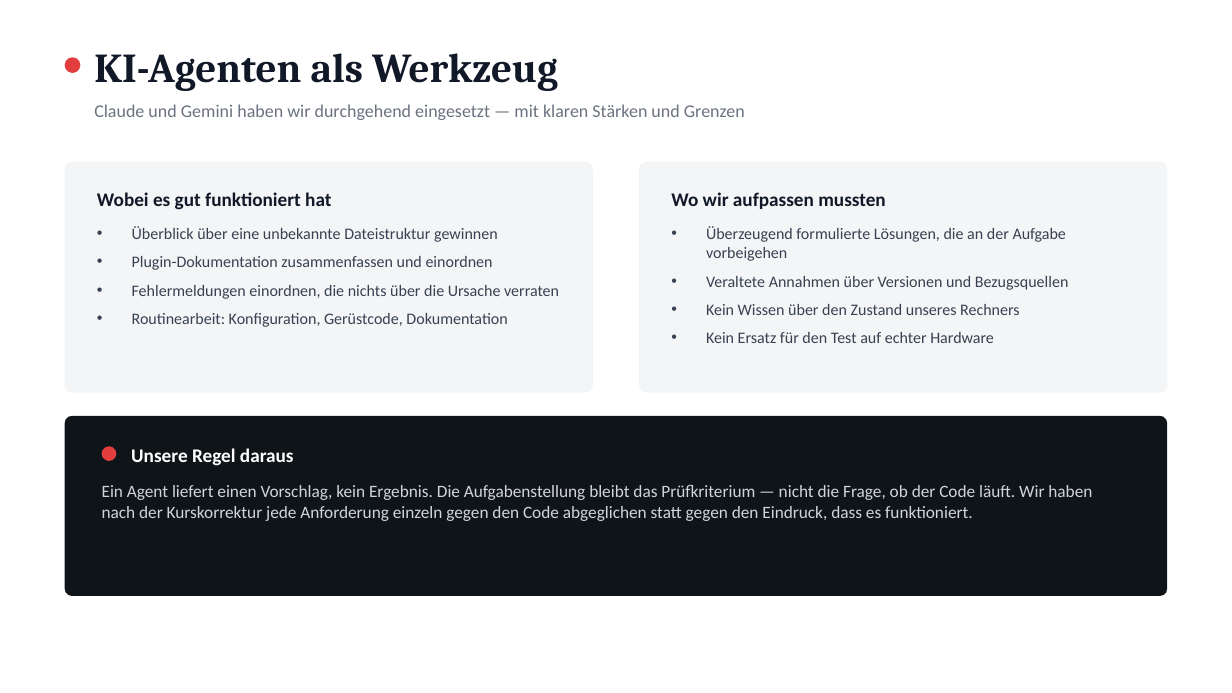
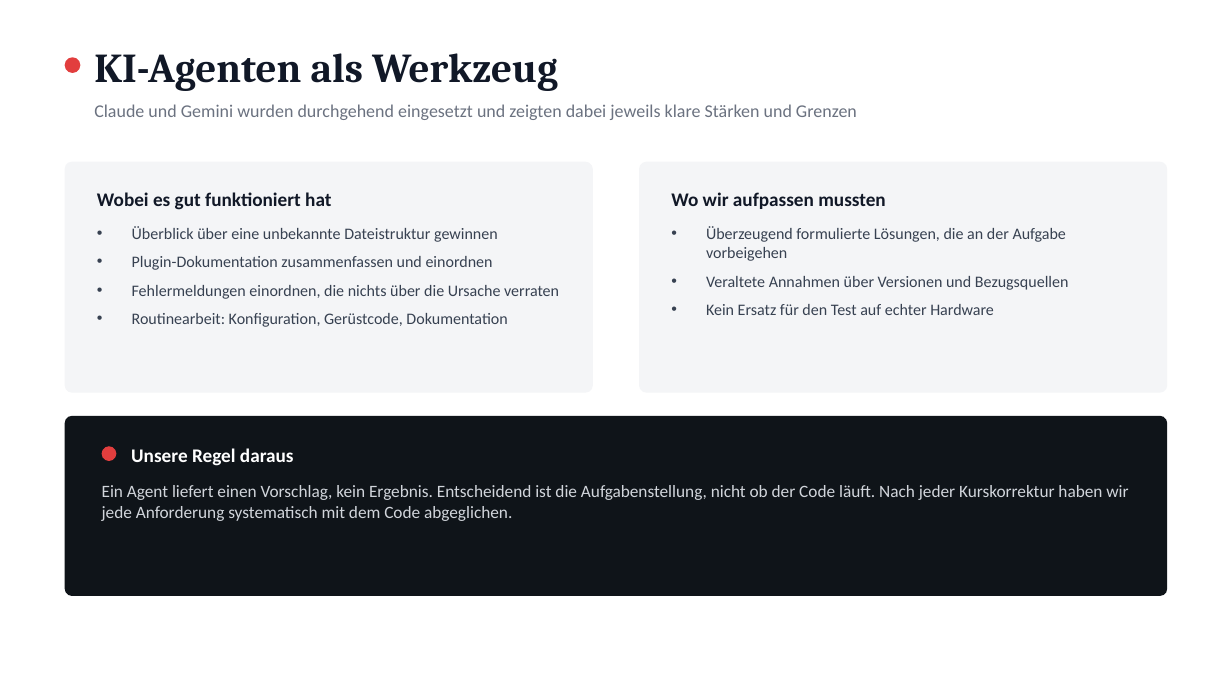
Before and after one commit to Denni-spy/audio-recorder-app, a slide deck: slide 8 of praesentation/Audio-Recorder-App-Praesentation.pptx. Drawn at 1232x693 pixels with LibreOffice and Linux fonts; fonts in the diff are those of the drawing. Boxes give left, top, right and bottom in pixels: in the first picture for what was removed or moved away, otherwise in the second. Text is boxed around its words. In the diff, an @@ line names an element or a change of style, - is before the commit and + after.

```diff
--- a/praesentation/Audio-Recorder-App-Praesentation.pptx
+++ b/praesentation/Audio-Recorder-App-Praesentation.pptx
@@ text at (94,104,857,120): text changed @@
-Claude und Gemini haben wir durchgehend eingesetzt — mit klaren Stärken und Grenzen
+Claude und Gemini wurden durchgehend eingesetzt und zeigten dabei jeweils klare Stärken und Grenzen
@@ text at (706,304,1020,315): paragraph removed @@
-• Kein Wissen über den Zustand unseres Rechners
@@ text at (102,485,1128,521): text changed @@
-Ein Agent liefert einen Vorschlag, kein Ergebnis. Die Aufgabenstellung bleibt das Prüfkriterium — nicht die Frage, ob der Code läuft. Wir haben nach der Kurskorrektur jede Anforderung einzeln gegen den Code abgeglichen statt gegen den Eindruck, dass es funktioniert.
+Ein Agent liefert einen Vorschlag, kein Ergebnis. Entscheidend ist die Aufgabenstellung, nicht ob der Code läuft. Nach jeder Kurskorrektur haben wir jede Anforderung systematisch mit dem Code abgeglichen.
```
Also in this commit, not shown: 12 other slides changed, 1 slide removed.
